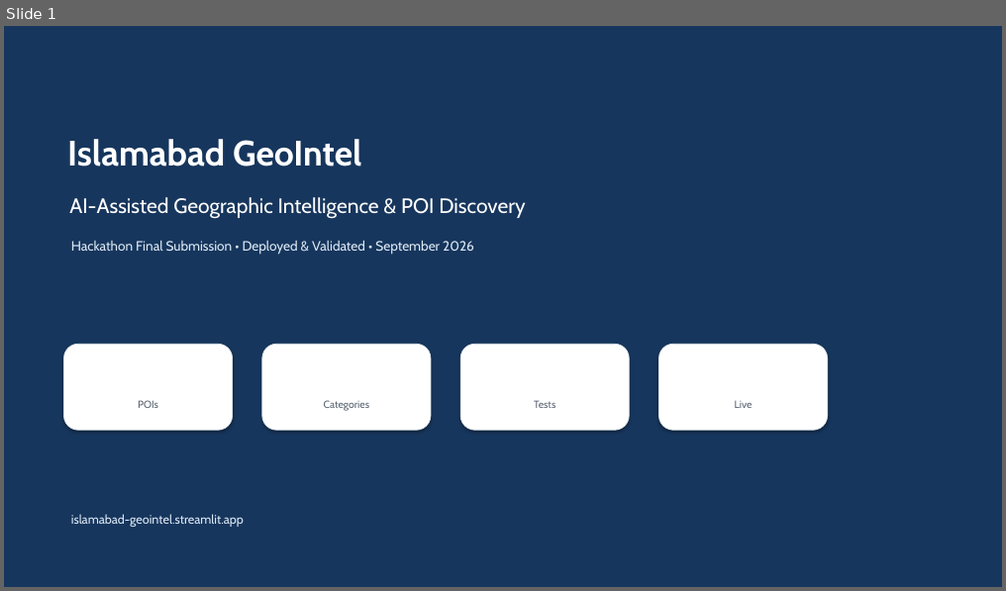
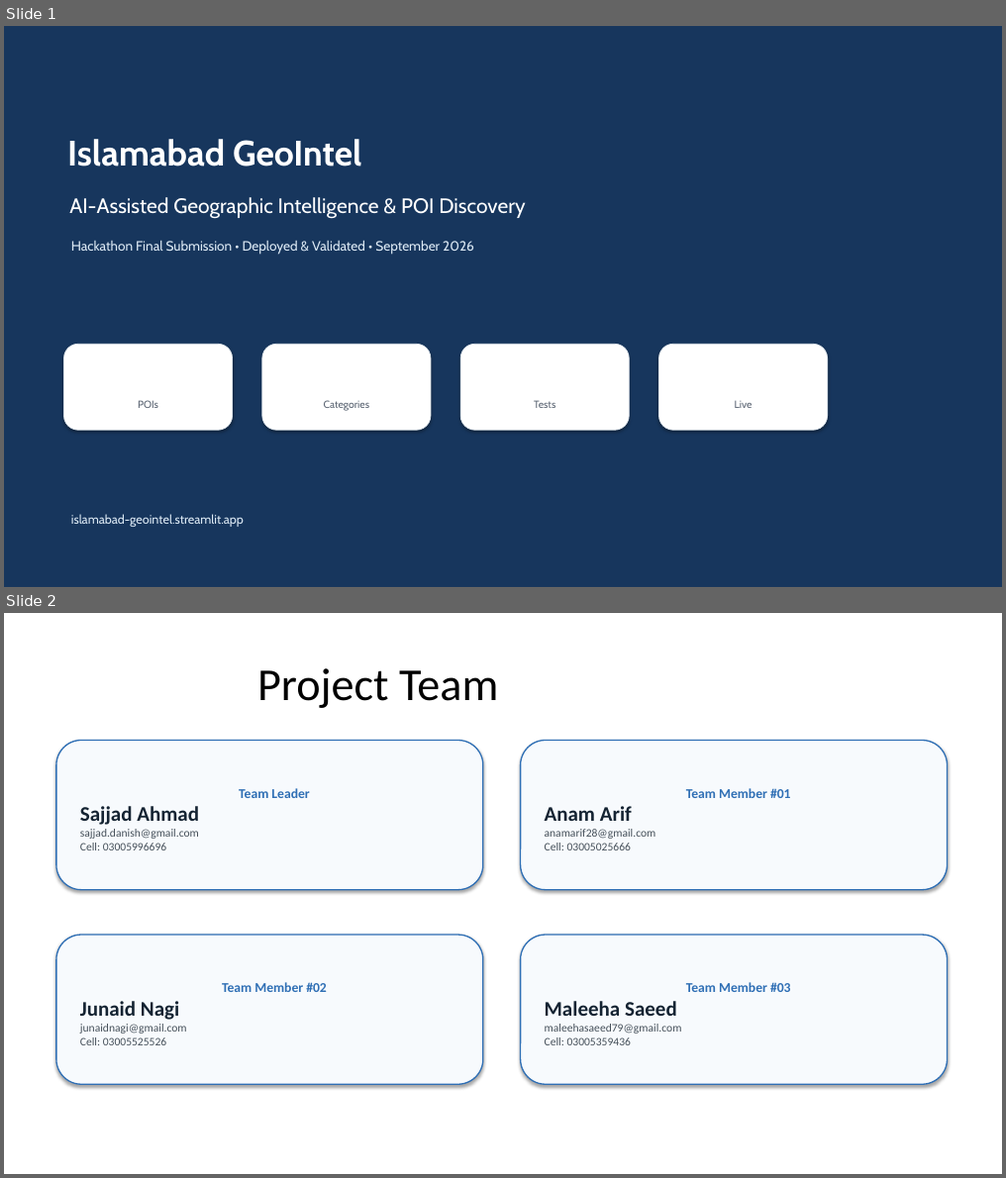
Before and after one commit to ahmadsajjad-logix/islamabad-geointel, a slide deck: docs/Islamabad_GeoIntel_Hackathon_Final_Presentation.pptx. Shown one above the other, each under a label of ours: slide 1 before the commit, slides 1 and 2 after it. The pictures are 1006x591 and 1006x1178 pixels, drawn with LibreOffice and Linux fonts; fonts in the diff are those of the drawing. Boxes give left, top, right and bottom in pixels: in the first picture for what was removed or moved away, otherwise in the second. Text is boxed around its words. In the diff, an @@ line names an element or a change of style, - is before the commit and + after.

Commit message:
Update hackathon PRD and presentation with team information

```diff
--- a/docs/Islamabad_GeoIntel_Hackathon_Final_Presentation.pptx
+++ b/docs/Islamabad_GeoIntel_Hackathon_Final_Presentation.pptx
@@ slide 2 added at (4,613,1002,1174), background #FFFFFF @@
@@ title added at (257,668,498,708), 44 pt, text #000000 @@
+Project Team
@@ rounded rectangle added at (56,741,483,890), fill #F7FAFD, outline #2F6FB5 1.25 pt, 11 pt, text #46505A @@
+Team Leader
+Sajjad Ahmad
+sajjad.danish@gmail.com
+Cell: 03005996696
@@ rounded rectangle added at (521,741,947,890), fill #F7FAFD, outline #2F6FB5 1.25 pt, 11 pt, text #46505A @@
+Team Member #01
+Anam Arif
+anamarif28@gmail.com
+Cell: 03005025666
@@ rounded rectangle added at (56,935,483,1084), fill #F7FAFD, outline #2F6FB5 1.25 pt, 11 pt, text #46505A @@
+Team Member #02
+Junaid Nagi
+junaidnagi@gmail.com
+Cell: 03005525526
@@ rounded rectangle added at (521,935,947,1084), fill #F7FAFD, outline #2F6FB5 1.25 pt, 11 pt, text #46505A @@
+Team Member #03
+Maleeha Saeed
+maleehasaeed79@gmail.com
+Cell: 03005359436
```
Also in this commit, not shown: 1 other file.
